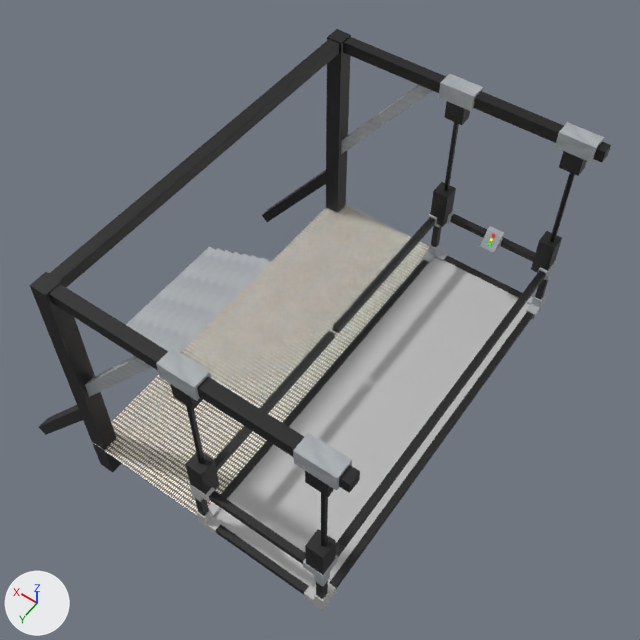
What one commit did to the FBX model Shibuya Skyline/Assets/fbx/level2 buildings/WindowCleaningStation.fbx.
Rendered twice from a 50 mm camera at (0.017, 0.253, 12.016) aimed at (0.199, -0.003, 11.615). Lighting does not change. The marker at lower left points along +X, +Y and +Z. Both versions are drawn at frame 121 of the action 'Take 001'; the numbers are the values there. Vertices at the same position are counted once.
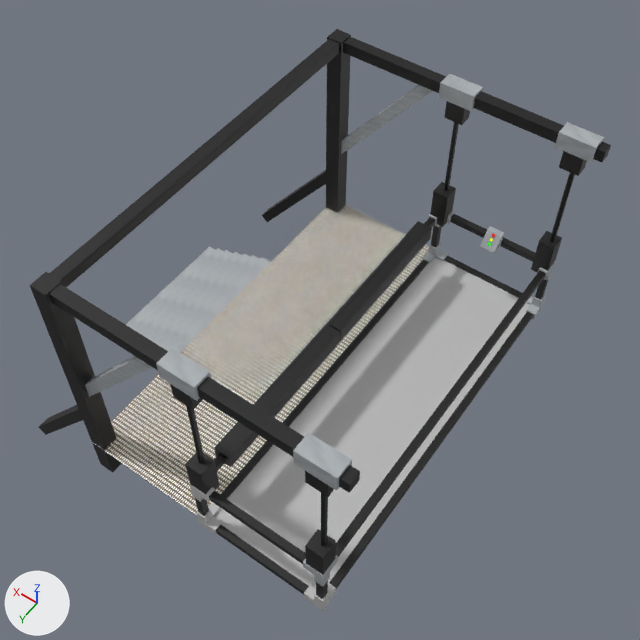
Where the change shows, as pixel boxes [x1, y1, x2, y2] in the pictures (640 x 640 px; the box of a moved part takes in the faces that stretch with it):
'pCube69', added (black)
    after: [214, 324, 340, 467]
'pCube68', added (black)
    after: [327, 221, 432, 341]
part 1 of me_mesh_001, moved or reshaped
    both: [214, 217, 435, 471]

The edits, one by one:
me_mesh_001 has 440 vertices, 393 faces and spans x -4.1..4.1, y -3.3..3.3, z -12.1..12.1.
me_mesh_001 is used by ob_pcube67; location (0.1497, -0.0002, 11.6037); rotation (1.571, 0.0, 0.0), in degrees (90, 0, 0); scale (0.01, 0.01, 0.01).
Before the commit, vertices of me_mesh_001: 230 (3.6, 0.8, -0.1) at pixel (334, 337), 231 (4.0, 0.8, -0.1), 232 (3.6, 1.2, -0.1) at pixel (334, 333), 233 (4.0, 1.2, -0.1) at pixel (329, 330), 432 (3.6, 0.8, 0.2) at pixel (338, 333).
Before the commit, vertices of me_mesh_001: 433 (4.0, 0.8, 0.2) at pixel (332, 330), 438 (3.6, 1.2, 0.2) at pixel (338, 329), 439 (4.0, 1.2, 0.2) at pixel (332, 326).
Part 1, on me_mesh_001:
Vertices 230 to 233 of me_mesh_001 move by (0.0, 0.0, -9.8).
Vertices 432, 433, 438, 439 of me_mesh_001 move by (0.0, 0.0, 9.3).
Mesh me_mesh_002_1 is new.
It is a box spanning x -0.5..0.5, y -0.5..0.5, z -0.5..0.5.
It uses material mat_metal_steal_black (picture img_0024_brushed_dark_steel_metal_texture_seamless_jpg).
Mesh me_mesh_003_1 is new.
It is a box spanning x -0.5..0.5, y -0.5..0.5, z -0.5..0.5.
It uses material mat_metal_steal_black (picture img_0024_brushed_dark_steel_metal_texture_seamless_jpg).
Object 'pCube68' (ob_pcube68) is new; it shows me_mesh_002_1.
Its parent is ob_pcube67.
Its location is (3.829, 0.981, 4.966).
Its scale is (1.0, 1.0, 9.85).
Object 'pCube69' (ob_pcube69) is new; it shows me_mesh_003_1.
Its parent is ob_pcube67.
Its location is (3.829, 0.981, -4.967).
Its scale is (1.0, 1.0, 9.85).
